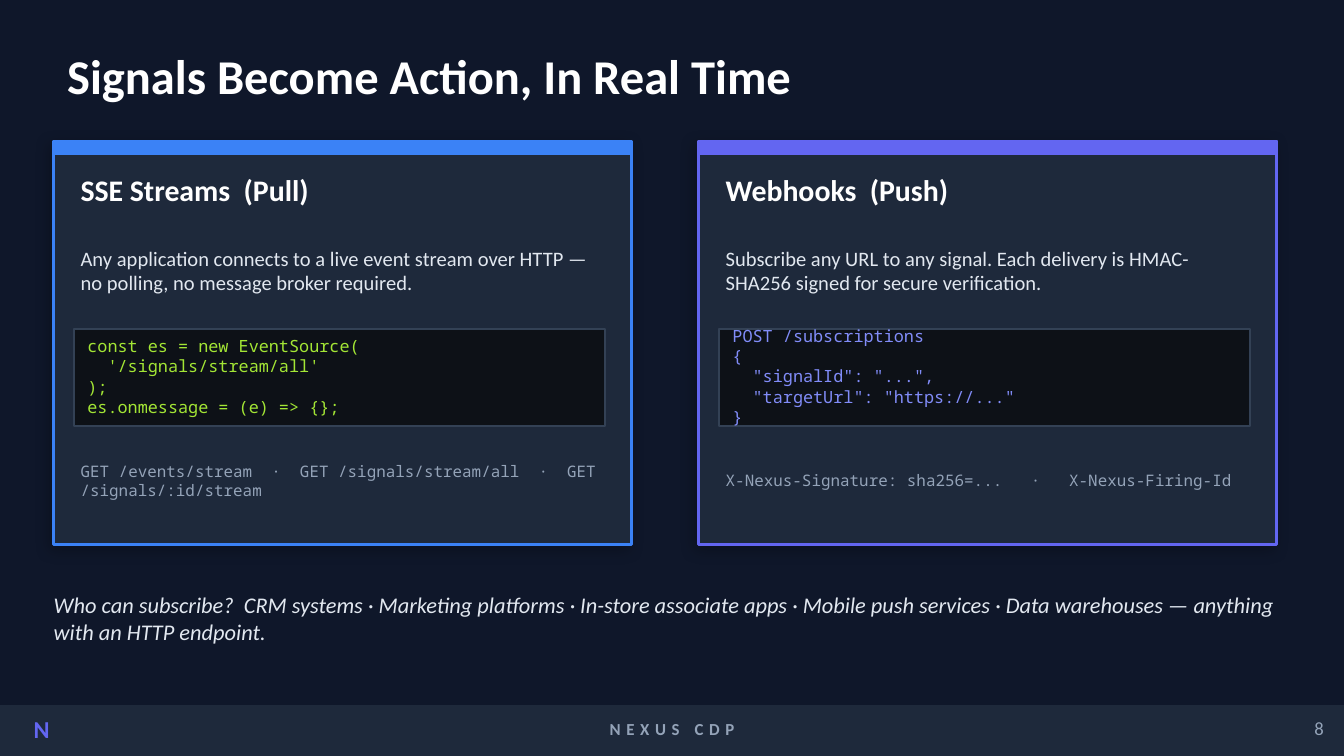
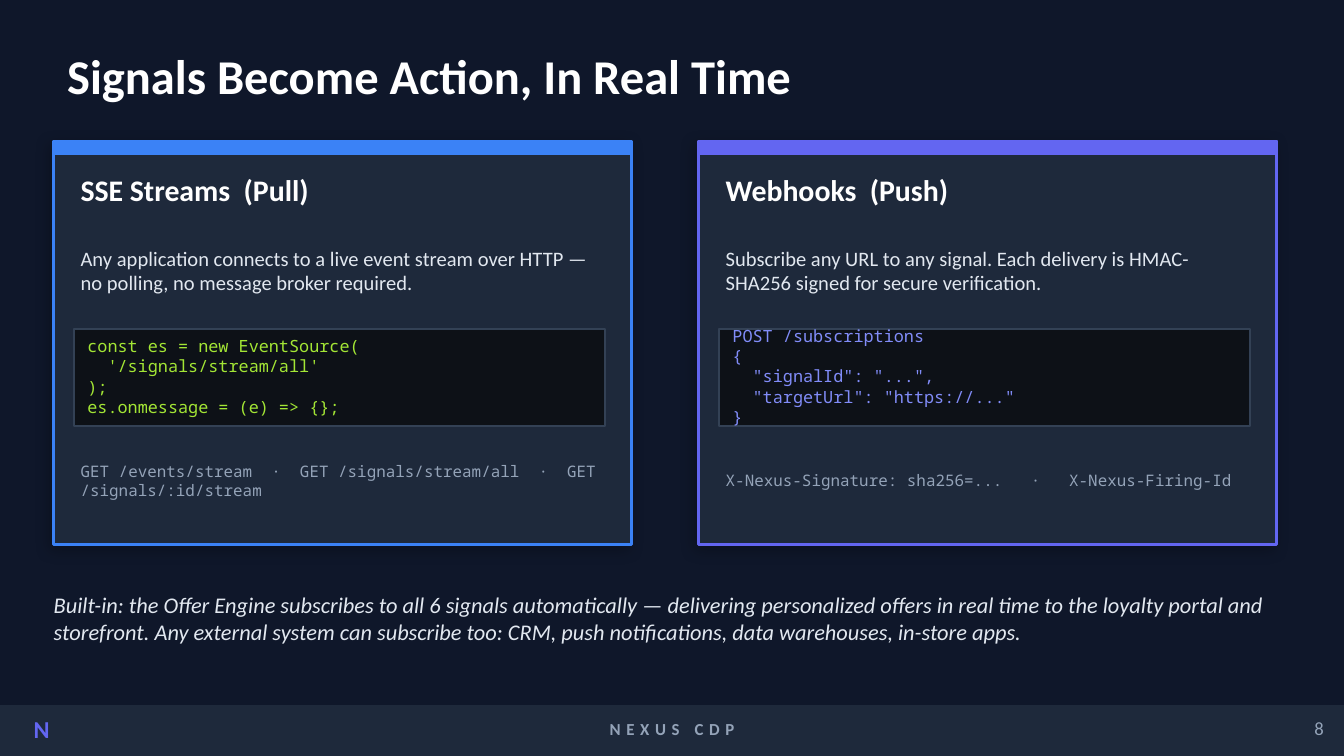
Before and after one commit to kameelyan/nexus-cdp, a slide deck: slide 8 of docs/business-proposal.pptx. Drawn at 1344x756 pixels with LibreOffice and Linux fonts; fonts in the diff are those of the drawing. Boxes give left, top, right and bottom in pixels: in the first picture for what was removed or moved away, otherwise in the second. Text is boxed around its words. In the diff, an @@ line names an element or a change of style, - is before the commit and + after.

```diff
--- a/docs/business-proposal.pptx
+++ b/docs/business-proposal.pptx
@@ text at [54, 597, 1263, 644]: text changed @@
-Who can subscribe? CRM systems · Marketing platforms · In-store associate apps · Mobile push services · Data warehouses — anything with an HTTP endpoint.
+Built-in: the Offer Engine subscribes to all 6 signals automatically — delivering personalized offers in real time to the loyalty portal and storefront. Any external system can subscribe too: CRM, push notifications, data warehouses, in-store apps.
```
Also in this commit, not shown: 5 other slides changed, 1 slide added, 2 other files.
